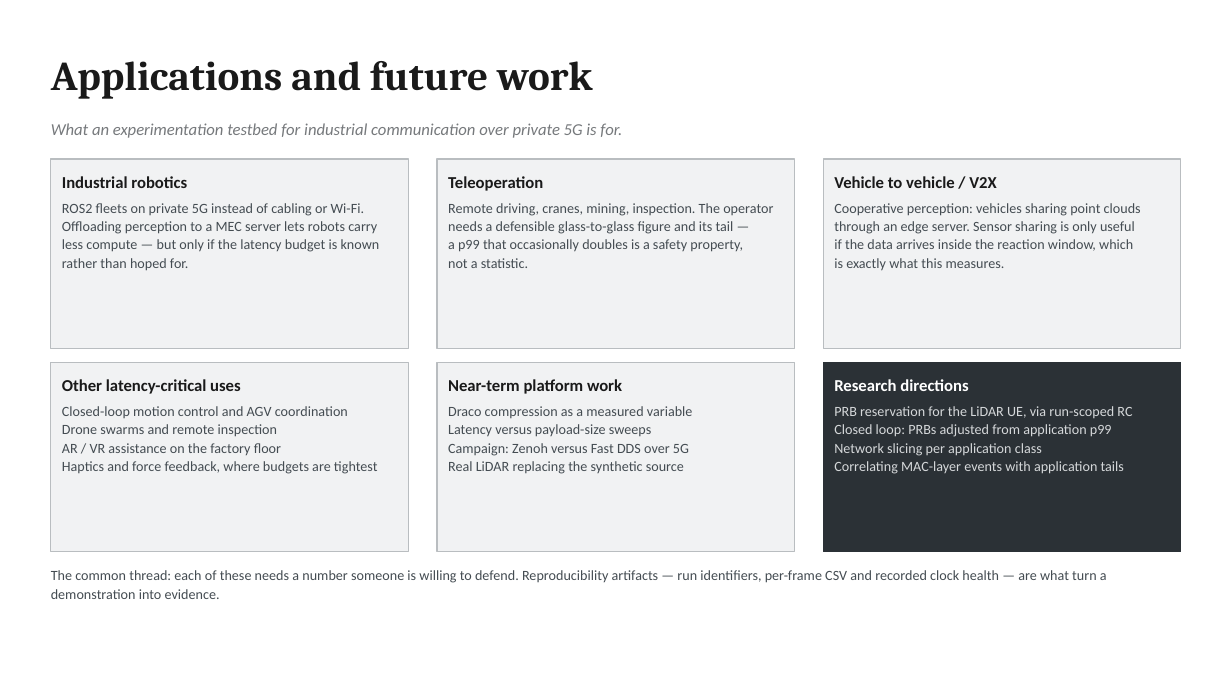
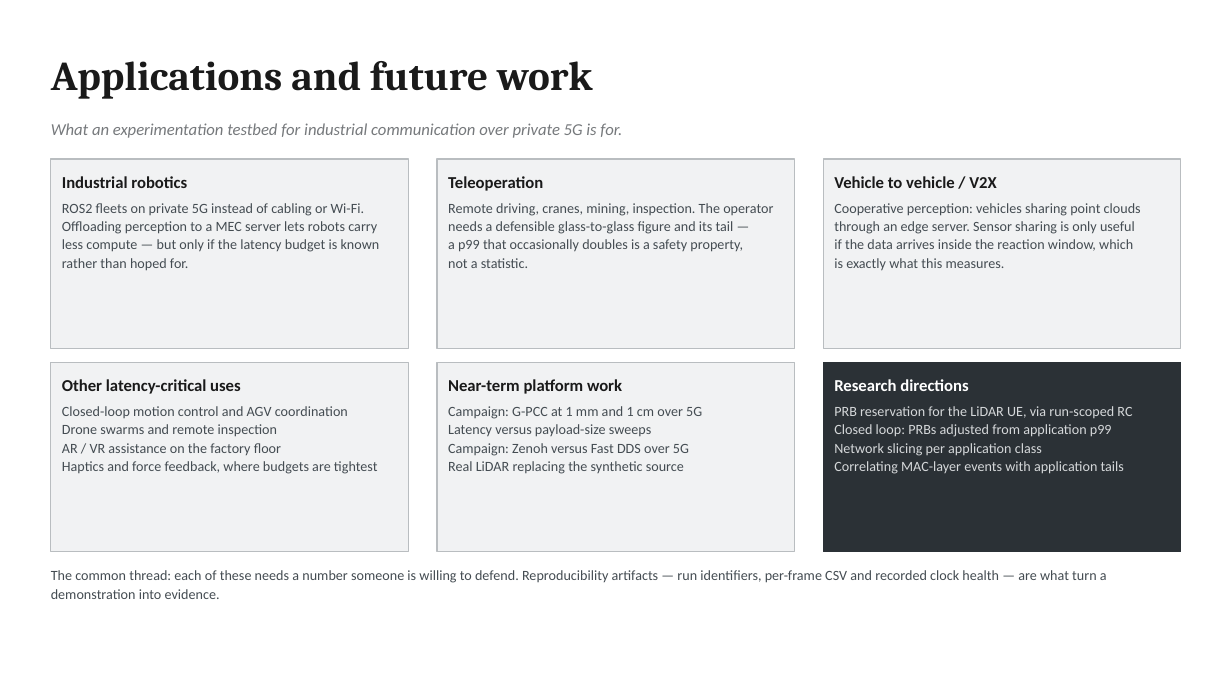
Before and after one commit to morosev/mec-cast, a slide deck: slide 11 of docs/slides/mec-cast-architecture.pptx. Drawn at 1232x693 pixels with LibreOffice and Linux fonts; fonts in the diff are those of the drawing. Boxes give left, top, right and bottom in pixels: in the first picture for what was removed or moved away, otherwise in the second. Text is boxed around its words. In the diff, an @@ line names an element or a change of style, - is before the commit and + after.

Commit message:
The docs, deck and pictures did not show the point-cloud codec
doc-sync over the 29 commits since 8d44766, all tiers.

- Docs: the index points to middleware.md and ADR-0014, the experiment
  guide shows middleware and codec runs, and the ROS README lists the codec
  parameters and its tests.
- Diagrams: the overview, lifecycle and runtime-topology diagrams show raw
  or G-PCC coded clouds, where coding and decoding fall, and CODEC; the
  runtime topology names both near-RT RICs (ADR-0012).
- Deck: slides 5 and 6 show coding and decoding; slide 11 drops Draco for a
  G-PCC campaign. Hero: the client and edge cards and the footer name the
  codec.
- The doc-sync code-to-doc map gains the codec and middleware paths.

```diff
--- a/docs/slides/mec-cast-architecture.pptx
+++ b/docs/slides/mec-cast-architecture.pptx
@@ text at box(448, 406, 702, 419): text changed @@
-Draco compression as a measured variable
+Campaign: G-PCC at 1 mm and 1 cm over 5G
```
Also in this commit, not shown: 2 other slides changed, 15 other files.
